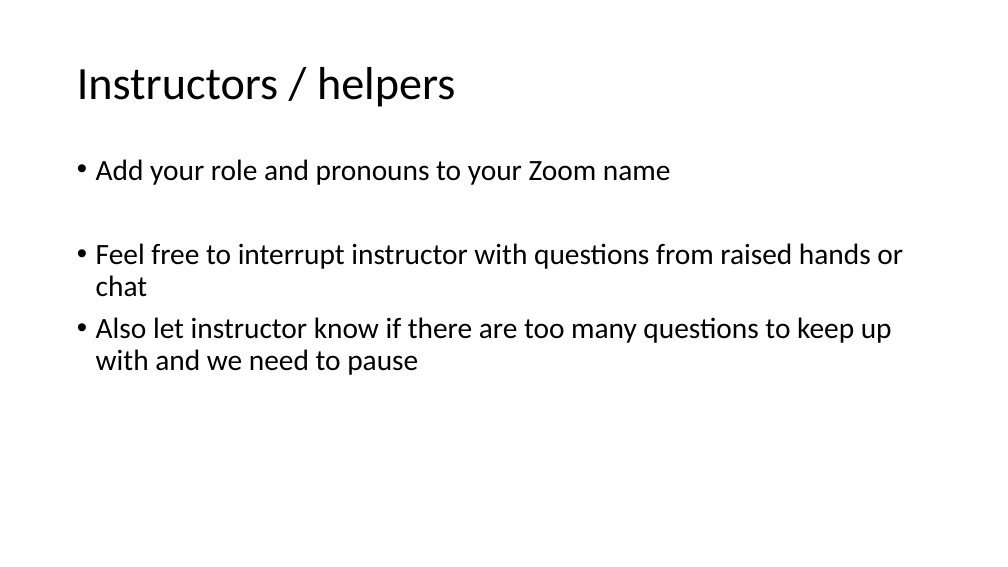
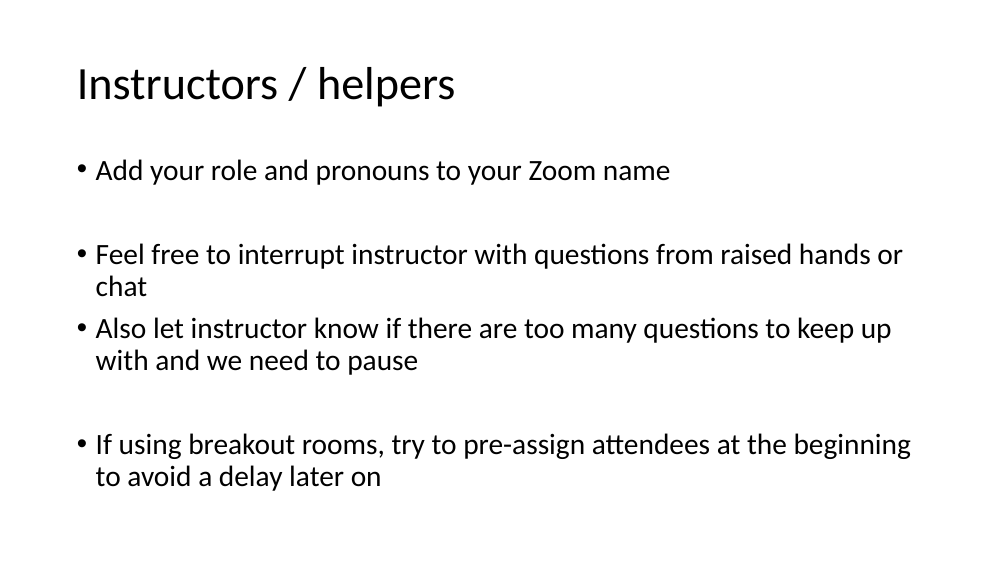
Before and after one commit to kdillmcfarland/2021-04-02-r-ladies-seattle-online, a slide deck: slide 5 of _episodes/R-ladies/2021-04_setup.pptx. Drawn at 1008x567 pixels with LibreOffice and Linux fonts; fonts in the diff are those of the drawing. Boxes give left, top, right and bottom in pixels: in the first picture for what was removed or moved away, otherwise in the second. Text is boxed around its words. In the diff, an @@ line names an element or a change of style, - is before the commit and + after.

```diff
--- a/_episodes/R-ladies/2021-04_setup.pptx
+++ b/_episodes/R-ladies/2021-04_setup.pptx
@@ text at (96,433,911,491): paragraph added @@
+• If using breakout rooms, try to pre-assign attendees at the beginning to avoid a delay later on
```
Also in this commit, not shown: 2 other slides changed.
